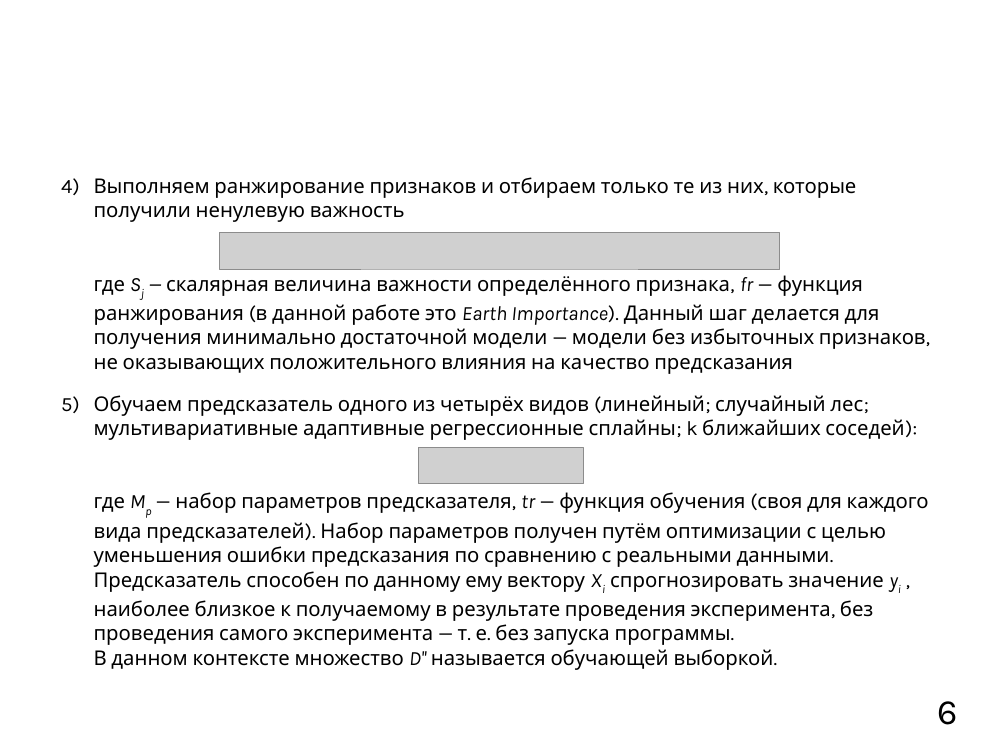
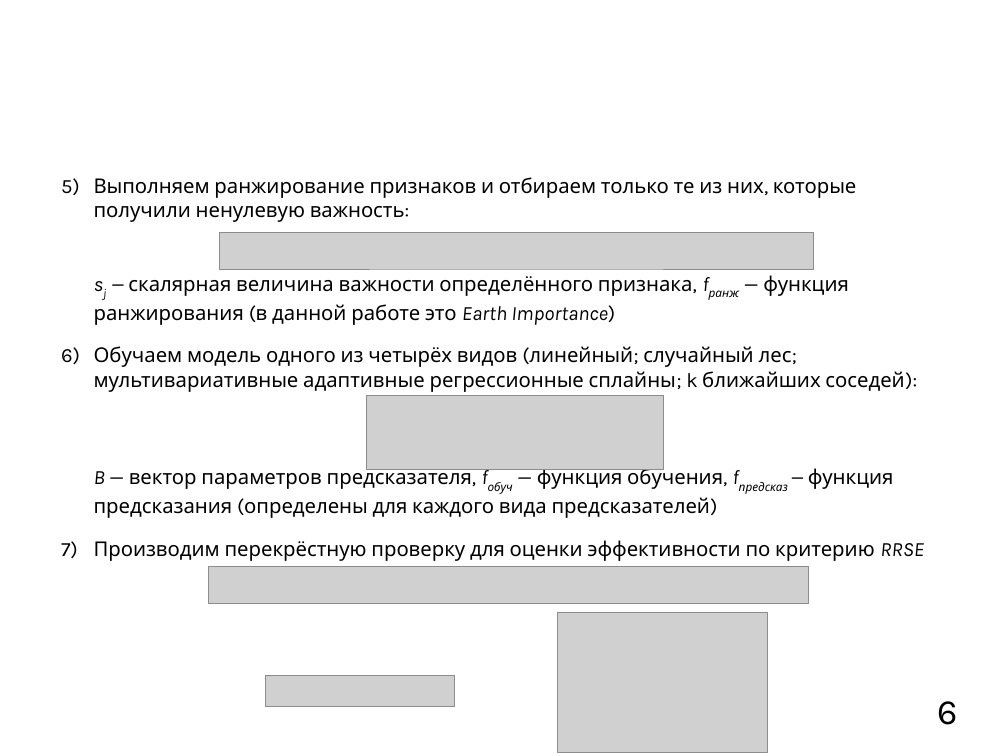
Before and after one commit to mkpankov/adaptor, a slide deck: slide 6 of diploma/defense/brochure.odp. Drawn at 1008x756 pixels with LibreOffice and Linux fonts; fonts in the diff are those of the drawing; grey boxes stand for pictures; background and template pictures are left out. Boxes give left, top, right and bottom in pixels: in the first picture for what was removed or moved away, otherwise in the second. Text is boxed around its words. In the diff, an @@ line names an element or a change of style, - is before the commit and + after.

```diff
--- a/diploma/defense/brochure.odp
+++ b/diploma/defense/brochure.odp
@@ text at (94, 177, 924, 561): text changed @@
-4) Выполняем ранжирование признаков и отбираем только те из них, которые получили ненулевую важность
-   где Sj — скалярная величина важности определённого признака, fr — функция ранжирования (в данной работе это Earth Importance). Данный шаг делается для получения минимально достаточной модели — модели без избыточных признаков, не оказывающих положительного влияния на качество предсказания
-5) Обучаем предсказатель одного из четырёх видов (линейный; случайный лес; мультивариативные адаптивные регрессионные сплайны; k ближайших соседей):
-   где Mp — набор параметров предсказателя, tr — функция обучения (своя для каждого вида предсказателей). Набор параметров получен путём оптимизации с целью уменьшения ошибки предсказания по сравнению с реальными данными.
-   Предсказатель способен по данному ему вектору Xi спрогнозировать значение yi , наиболее близкое к получаемому в результате проведения эксперимента, без проведения самого эксперимента — т. е. без запуска программы.
-   В данном контексте множество D'' называется обучающей выборкой.
+5) Выполняем ранжирование признаков и отбираем только те из них, которые получили ненулевую важность:
+   sj — скалярная величина важности определённого признака, fранж — функция ранжирования (в данной работе это Earth Importance)
+6) Обучаем модель одного из четырёх видов (линейный; случайный лес; мультивариативные адаптивные регрессионные сплайны; k ближайших соседей):
+   B — вектор параметров предсказателя, fобуч — функция обучения, fпредсказ — функция предсказания (определены для каждого вида предсказателей)
+7) Производим перекрёстную проверку для оценки эффективности по критерию RRSE
@@ picture: place and size @@
-picture at (220, 232, 780, 269)
+picture at (220, 232, 813, 269)
@@ picture: place and size @@
-picture at (419, 447, 584, 484)
+picture at (366, 395, 663, 469)
@@ picture added at (209, 567, 810, 604) @@
@@ picture added at (558, 613, 767, 753) @@
@@ picture added at (265, 676, 455, 706) @@
```
Also in this commit, not shown: 3 other slides changed, 1 slide removed.
